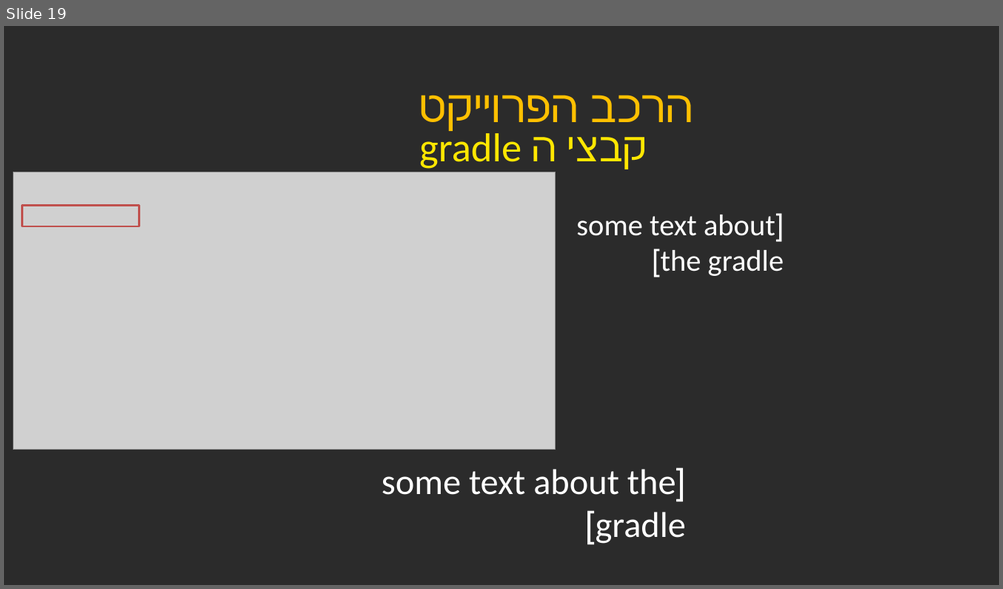
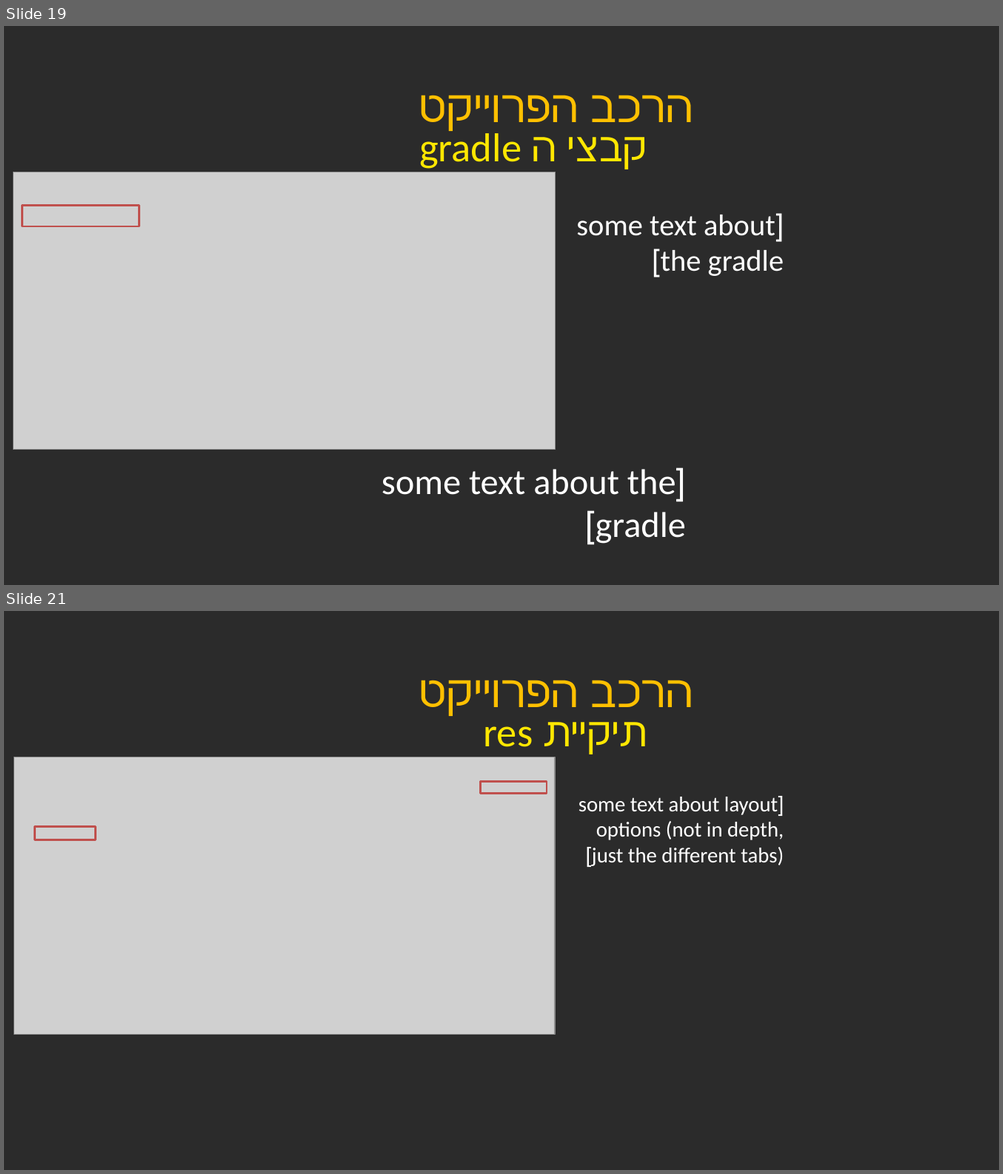
Before and after one commit to Yonatan42/AndroidPresentation, a slide deck: Android Presentation - Java Workshop.pptx. Shown one above the other, each under a label of ours: slide 19 before the commit, slides 19 and 21 after it; the slides between them are not shown. The pictures are 1003x589 and 1003x1174 pixels, drawn with LibreOffice and Linux fonts; fonts in the diff are those of the drawing; grey boxes stand for pictures; background and template pictures are left out; a plain dark background stands for a picture behind light text. Boxes give left, top, right and bottom in pixels: in the first picture for what was removed or moved away, otherwise in the second. Text is boxed around its words. In the diff, an @@ line names an element or a change of style, - is before the commit and + after.

Commit message:
added image and placeholder for res folder 2

```diff
--- a/Android Presentation - Java Workshop.pptx
+++ b/Android Presentation - Java Workshop.pptx
@@ slide 21 added at <box>4,611,999,1170</box>, background picture (left out) @@
@@ title added at <box>590,680,694,707</box>, 43.2 pt, text #FFC000 @@
+הרכב הפרוייקט
@@ text added at <box>543,722,647,758</box>, 39 pt, text #FFE701 @@
+תיקיית res
@@ picture added at <box>14,758,555,1035</box> @@
@@ rectangle added at <box>480,781,546,793</box>, outline #C0504D 2 pt @@
@@ text added at <box>578,797,783,866</box>, 20.5 pt, text #FFFFFF @@
+[some text about layout options (not in depth, just the different tabs)]
@@ rectangle added at <box>34,826,95,840</box>, outline #C0504D 2 pt @@
```
Also in this commit, not shown: 1 slide changed, 1 other slide added.
